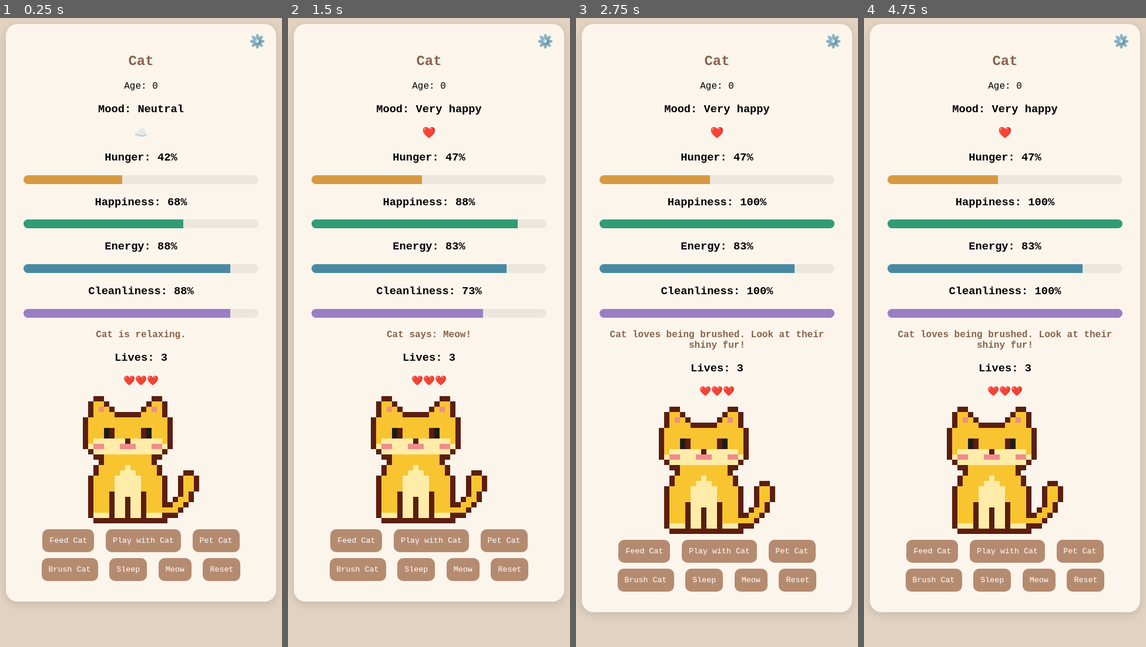
Above: before the commit, frames 1-4 (left to right).
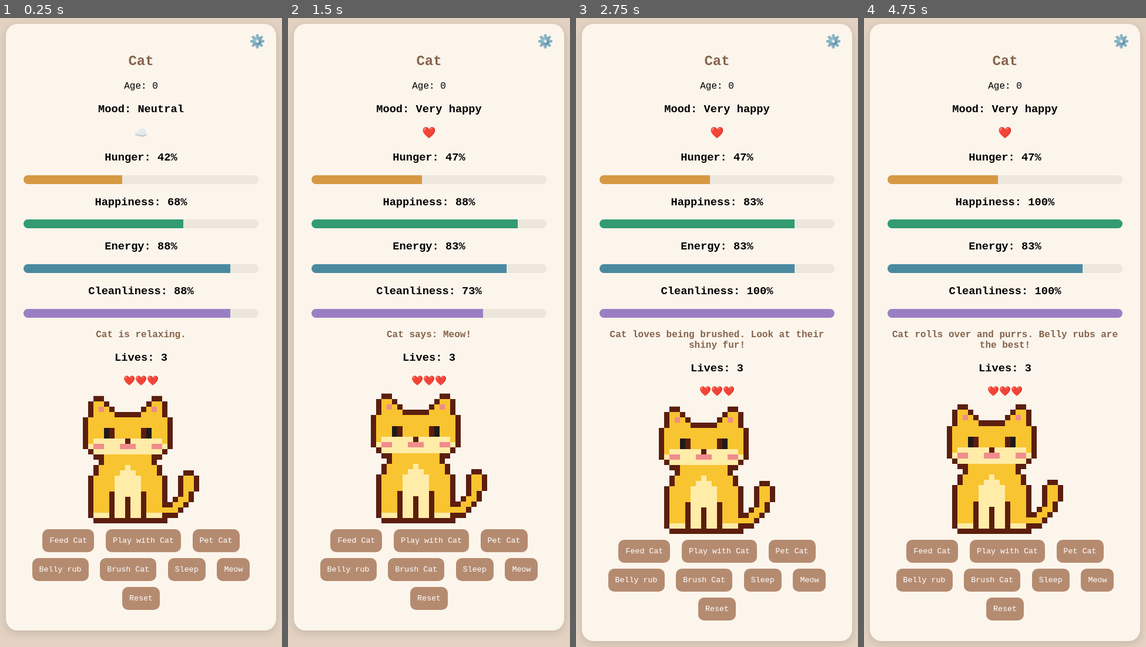
Above: after the commit, the same moments.

Repository: nannaellaraun/cat-game
Game: browser game, page index.html
Two runs of this game, one before a commit and one after it. Both use one fixed random seed, a clock stepped at 60 frames per second and the inputs below.
Inputs (mouse positions are in pixels of both pictures, inside the frame that each line leads up to):
- Up to frame 1 (0.25 s): no input
- Up to frame 2 (1.5 s): click "Play with Cat" at 0.27 s; click "Meow" at 1.27 s
- Up to frame 3 (2.75 s): click "Brush Cat" (after the commit: "Belly rub") at 1.87 s; click (635, 571) at 2.02 s, where only the run after the commit has a clickable "Belly rub"; click "Brush Cat" at 2.47 s
- Up to frame 4 (4.75 s): click "Brush Cat" at 3.07 s; click "Pet Cat" at 3.67 s; click "Brush Cat" at 4.27 s; click "Brush Cat" (after the commit: "Belly rub") at 4.52 s

The runs differ from the first frame. In frame 1, 5.9% of the frame differs, in the area x 2-98%, y 60-98%; in frame 2, 6.5%; in frame 3, 6.4%; in frame 4, 7.0%, in the area x 2-98%, y 49-100%.

Commit message:
Add cat animations, personalities, belly rubs and scratching with red flash
Co-Authored-By: Claude Opus 5.5 <noreply@anthropic.com>

Diff:
--- a/game.js
+++ b/game.js
@@ -13,11 +13,72 @@
   none: { subject: "they", object: "them", possessive: "their", possessivePronoun: "theirs" },
 };
 
-const PETS_BEFORE_ANGRY = 5; // the 6th pet in a row annoys the cat
-const CALM_DOWN_MS = 10 * 1000; // an angry cat calms down after 10 seconds of no petting
+const CALM_DOWN_MS = 10 * 1000; // an angry or scratching cat calms down after 10 seconds
 const BIRTHDAY_MS = 7 * 24 * 60 * 60 * 1000; // the cat has a birthday every 7 days
 const MAX_AGE = 30; // same limit as Cat Settings
 const MESSY_AT = 30; // at this cleanliness or lower the cat looks messy
+
+// ---------- Personalities ----------
+
+// How a Default cat behaves. Each personality changes only some of these.
+const DEFAULT_TRAITS = {
+  petsBeforeAngry: 5, // the next pet in a row annoys the cat
+  angryCost: 15, // happiness lost when annoyed by petting
+  hungryCost: 15, // happiness lost per action while very hungry
+  playJoy: 15, // happiness from playing
+  playTiredness: 5, // energy used by playing
+  feedJoy: 15, // happiness from food
+  feedEnergy: 5, // energy from food
+  joyBonus: 0, // extra happiness from every action
+  timeHunger: 2, // hunger gained as time passes
+  timeHappiness: 2, // happiness lost as time passes
+  timeEnergy: 2, // energy lost as time passes
+  timeDirt: 2, // cleanliness lost as time passes
+  mess: 1, // how much eating and playing dirty the fur (1 = normal)
+  staysInMiddle: false, // happiness drifts back toward 50
+  bellyScratchChance: 0.3, // chance of a scratch from a belly rub
+  brushScratchChance: 0, // chance of a scratch from brushing
+};
+
+const PERSONALITIES = {
+  default: { label: "Default" },
+  neurotic: {
+    label: "Neurotic",
+    staysInMiddle: true,
+    hungryCost: 25,
+    petsBeforeAngry: 4,
+    angryCost: 25,
+    bellyScratchChance: 0.45,
+  },
+  extraverted: {
+    label: "Extraverted",
+    playJoy: 25,
+    playTiredness: 2,
+    feedJoy: 20,
+    feedEnergy: 10,
+    joyBonus: 3,
+    timeHappiness: 3, // needs more playing
+    timeEnergy: 1, // energy stays high
+    bellyScratchChance: 0.2,
+  },
+  bossy: {
+    label: "Bossy",
+    petsBeforeAngry: 2,
+    playJoy: 8,
+    bellyScratchChance: 0.6,
+    brushScratchChance: 0.25,
+  },
+  agreeable: {
+    label: "Agreeable",
+    timeHunger: 1,
+    timeDirt: 1,
+    mess: 0.5,
+    bellyScratchChance: 0.1,
+  },
+};
+
+// The rules for this cat's personality.
+const traits = () => ({ ...DEFAULT_TRAITS, ...PERSONALITIES[cat.personality] });
 
 // ---------- State ----------
 
@@ -43,6 +104,8 @@
     color: "orange",
     coat: "solid",
     eyes: "black",
+    personality: "default",
+    flash: true, // red flash when the cat scratches
     lastBirthday: Date.now(), // the next birthday is 7 days after this
     partyUntil: 0, // the party hat is worn until this time (end of the birthday)
     ...startingStats("Cat"),
@@ -85,17 +148,17 @@
   feed() {
     cat.activity = "neutral";
     cat.hunger = down(cat.hunger, 20);
-    cat.happiness = up(cat.happiness, 15);
-    cat.energy = up(cat.energy, 5);
-    cat.cleanliness = down(cat.cleanliness, 5); // a bit of food in the fur
+    cat.happiness = up(cat.happiness, traits().feedJoy);
+    cat.energy = up(cat.energy, traits().feedEnergy);
+    cat.cleanliness = down(cat.cleanliness, Math.round(5 * traits().mess)); // a bit of food in the fur
     cat.message = cat.name + " enjoyed " + pronoun().possessive + " food!";
   },
   play() {
     cat.activity = "playing";
-    cat.happiness = up(cat.happiness, 15);
-    cat.energy = down(cat.energy, 5);
+    cat.happiness = up(cat.happiness, traits().playJoy);
+    cat.energy = down(cat.energy, traits().playTiredness);
     cat.hunger = up(cat.hunger, 5);
-    cat.cleanliness = down(cat.cleanliness, 15); // rolling around gets the fur messy
+    cat.cleanliness = down(cat.cleanliness, Math.round(15 * traits().mess)); // rolling around gets the fur messy
     cat.message = cat.name + " is playing with " + pronoun().possessive + " ball!";
   },
   sleep() {
@@ -107,9 +170,9 @@
   },
   pet() {
     cat.petStreak += 1;
-    if (cat.petStreak > PETS_BEFORE_ANGRY) {
+    if (cat.petStreak > traits().petsBeforeAngry) {
       cat.activity = "angry";
-      cat.happiness = down(cat.happiness, 15);
+      cat.happiness = down(cat.happiness, traits().angryCost);
       cat.message = cat.name + " has had enough petting! Give " + pronoun().object + " a break.";
       // Every pet while angry restarts the countdown.
       cat.angryUntil = Date.now() + CALM_DOWN_MS;
@@ -120,7 +183,14 @@
       cat.message = cat.name + " purrs and swishes " + pronoun().possessive + " tail.";
     }
   },
+  bellyRub() {
+    if (Math.random() < traits().bellyScratchChance) return scratch();
+    cat.activity = "neutral";
+    cat.happiness = up(cat.happiness, 10);
+    cat.message = cat.name + " rolls over and purrs. Belly rubs are the best!";
+  },
   brush() {
+    if (Math.random() < traits().brushScratchChance) return scratch();
     cat.activity = "neutral";
     cat.cleanliness = up(cat.cleanliness, 30);
     cat.happiness = up(cat.happiness, 5);
@@ -135,13 +205,34 @@
     Object.assign(cat, startingStats(cat.name));
   },
   timePassed() {
-    cat.hunger = up(cat.hunger, 2);
-    cat.happiness = down(cat.happiness, 2);
-    cat.energy = down(cat.energy, 2);
-    cat.cleanliness = down(cat.cleanliness, 2);
+    const t = traits();
+    cat.hunger = up(cat.hunger, t.timeHunger);
+    cat.happiness = down(cat.happiness, t.timeHappiness);
+    cat.energy = down(cat.energy, t.timeEnergy);
+    cat.cleanliness = down(cat.cleanliness, t.timeDirt);
     checkBirthday();
   },
 };
+
+// ---------- Scratching ----------
+
+// The cat scratches you: claws-out picture, a red flash, and the cat is a bit upset.
+function scratch() {
+  cat.activity = "scratching";
+  cat.happiness = down(cat.happiness, 5);
+  cat.message = "Ouch! " + cat.name + " scratched you!";
+  cat.angryUntil = Date.now() + CALM_DOWN_MS;
+  scheduleCalmDown();
+  flashRed();
+}
+
+function flashRed() {
+  if (!cat.flash) return;
+  const flash = document.createElement("div");
+  flash.className = "scratch-flash";
+  document.body.append(flash);
+  setTimeout(() => flash.remove(), 700);
+}
 
 // ---------- Birthdays ----------
 
@@ -193,12 +284,18 @@
 function applyRules() {
   // A very hungry cat gets sadder
   if (cat.hunger > 80) {
-    cat.happiness = down(cat.happiness, 15);
+    cat.happiness = down(cat.happiness, traits().hungryCost);
   }
 
   // A dirty cat is a bit grumpy
   if (cat.cleanliness <= 20) {
     cat.happiness = down(cat.happiness, 5);
+  }
+
+  // A neurotic cat's happiness drifts back toward the middle
+  if (traits().staysInMiddle) {
+    const step = Math.min(5, Math.abs(50 - cat.happiness));
+    cat.happiness += cat.happiness < 50 ? step : -step;
   }
 
   // Lose a life when everything is at rock bottom
@@ -215,10 +312,14 @@
 // After CALM_DOWN_MS without petting, an angry cat is happy to be petted again.
 function scheduleCalmDown() {
   setTimeout(() => {
-    if (cat.activity === "angry" && Date.now() >= cat.angryUntil) {
+    const upset = cat.activity === "angry" || cat.activity === "scratching";
+    if (upset && Date.now() >= cat.angryUntil) {
+      cat.message =
+        cat.activity === "angry"
+          ? cat.name + " has calmed down. You can pet " + pronoun().object + " again."
+          : cat.name + " has calmed down.";
       cat.activity = "neutral";
       cat.petStreak = 0;
-      cat.message = cat.name + " has calmed down. You can pet " + pronoun().object + " again.";
       saveState();
       render();
     }
@@ -229,6 +330,10 @@
   // Doing anything else breaks the petting streak; time passing doesn't.
   if (name !== "pet" && name !== "timePassed") cat.petStreak = 0;
   actions[name]();
+  // An extraverted cat enjoys any attention a little extra.
+  if (name !== "timePassed" && name !== "reset" && cat.activity !== "scratching") {
+    cat.happiness = up(cat.happiness, traits().joyBonus);
+  }
   applyRules();
   saveState();
   render();
@@ -249,6 +354,7 @@
 }
 
 function chooseImage(moodNames) {
+  if (cat.activity === "scratching") return "scratch";
   if (cat.activity === "angry") return "angry";
   if (cat.activity === "playing") return "playing";
   if (cat.activity === "sleeping") return "sleepy";
@@ -281,11 +387,42 @@
   $("message").textContent = cat.message;
   $("lives-value").textContent = cat.lives;
   $("hearts").textContent = "❤️".repeat(cat.lives) + "💔️".repeat(3 - cat.lives);
-  $("cat-image").src = drawCat(chooseImage(moodNames), cat.color, cat.coat, cat.eyes, {
-    hat: isPartyTime(),
-    messy: cat.cleanliness <= MESSY_AT,
-  });
+  const sprite = chooseImage(moodNames);
+  const look = { hat: isPartyTime(), messy: cat.cleanliness <= MESSY_AT };
+  const draw = (extra) => drawCat(sprite, cat.color, cat.coat, cat.eyes, { ...look, ...extra });
+  catFrames = { normal: draw(), blink: draw({ blink: true }), tail: draw({ tail: true }) };
+  $("cat-image").src = catFrames.normal;
   $("game-over-image").src = drawCat("gameOver", cat.color, cat.coat, cat.eyes);
+}
+
+// ---------- Animations ----------
+
+// The cat blinks now and then and swishes its tail every few seconds.
+// (Breathing is a CSS animation in style.css.)
+let catFrames = {};
+const showFrame = (name) => ($("cat-image").src = catFrames[name]);
+const randomBetween = (min, max) => min + Math.random() * (max - min);
+
+function blinkLoop() {
+  setTimeout(() => {
+    showFrame("blink");
+    setTimeout(() => showFrame("normal"), 160);
+    blinkLoop();
+  }, randomBetween(2500, 6000));
+}
+
+function tailLoop() {
+  setTimeout(() => {
+    [0, 300, 600, 900].forEach((delay, i) =>
+      setTimeout(() => showFrame(i % 2 === 0 ? "tail" : "normal"), delay)
+    );
+    tailLoop();
+  }, randomBetween(4000, 8000));
+}
+
+if (!window.matchMedia("(prefers-reduced-motion: reduce)").matches) {
+  blinkLoop();
+  tailLoop();
 }
 
 // ---------- Wiring up buttons and the settings form ----------
@@ -298,11 +435,19 @@
 const ageInput = $("age-input");
 const genderInput = $("gender-input");
 
-// Fill the Color, Coat and Eye color dropdowns from the lists in sprites.js.
+// Fill the Color, Coat, Eye color and Personality dropdowns from their lists.
 const colorInput = $("color-input");
 const coatInput = $("coat-input");
 const eyesInput = $("eyes-input");
-for (const [select, options] of [[colorInput, CAT_COLORS], [coatInput, CAT_COATS], [eyesInput, CAT_EYES]]) {
+const personalityInput = $("personality-input");
+const flashInput = $("flash-input");
+const dropdowns = [
+  [colorInput, CAT_COLORS],
+  [coatInput, CAT_COATS],
+  [eyesInput, CAT_EYES],
+  [personalityInput, PERSONALITIES],
+];
+for (const [select, options] of dropdowns) {
   for (const [value, info] of Object.entries(options)) {
     select.add(new Option(info.label || info, value));
   }
@@ -316,6 +461,8 @@
   colorInput.value = cat.color in CAT_COLORS ? cat.color : "orange";
   coatInput.value = cat.coat in CAT_COATS ? cat.coat : "solid";
   eyesInput.value = cat.eyes in CAT_EYES ? cat.eyes : "black";
+  personalityInput.value = cat.personality in PERSONALITIES ? cat.personality : "default";
+  flashInput.checked = cat.flash !== false;
 }
 
 // The gear opens the settings pop-up; closing it without saving throws away changes.
@@ -340,6 +487,8 @@
     cat.color = colorInput.value in CAT_COLORS ? colorInput.value : "orange";
     cat.coat = coatInput.value in CAT_COATS ? coatInput.value : "solid";
     cat.eyes = eyesInput.value in CAT_EYES ? eyesInput.value : "black";
+    cat.personality = personalityInput.value in PERSONALITIES ? personalityInput.value : "default";
+    cat.flash = flashInput.checked;
     cat.message = "Settings saved!";
     saveState();
     render();
@@ -357,8 +506,8 @@
 // Opening the game on the birthday shows the confetti again.
 if (isPartyTime() && !confettiShown) showConfetti();
 
-// If the page was closed while the cat was angry, let it calm down.
-if (cat.activity === "angry") scheduleCalmDown();
+// If the page was closed while the cat was upset, let it calm down.
+if (cat.activity === "angry" || cat.activity === "scratching") scheduleCalmDown();
 
 setInterval(() => {
   if (cat.lives > 0) doAction("timePassed");
--- a/index.html
+++ b/index.html
@@ -5,7 +5,7 @@
 <meta name="viewport" content="width=device-width, initial-scale=1">
 <title>Cat Game</title>
 <!-- Bump ?v= on every update so browsers load the new files, not an old saved copy -->
-<link rel="stylesheet" href="style.css?v=20261105-2">
+<link rel="stylesheet" href="style.css?v=20261105-3">
 </head>
 <body>
 <div class="game">
@@ -42,6 +42,7 @@
       <button data-action="feed">Feed <span class="name"></span></button>
       <button data-action="play">Play with <span class="name"></span></button>
       <button data-action="pet">Pet <span class="name"></span></button>
+      <button data-action="bellyRub">Belly rub</button>
       <button data-action="brush">Brush <span class="name"></span></button>
       <button data-action="sleep">Sleep</button>
       <button data-action="meow">Meow</button>
@@ -89,13 +90,21 @@
         <label for="eyes-input">Eye color:</label>
         <select id="eyes-input"></select>
       </div>
+      <div class="setting">
+        <label for="personality-input">Personality:</label>
+        <select id="personality-input"></select>
+      </div>
+      <div class="setting">
+        <label for="flash-input">Red flash when scratched:</label>
+        <input type="checkbox" id="flash-input">
+      </div>
       <p id="settings-error" class="message"></p>
       <button type="submit">Save Settings</button>
     </form>
   </dialog>
 
 </div>
-<script src="sprites.js?v=20261105-2"></script>
-<script src="game.js?v=20261105-2"></script>
+<script src="sprites.js?v=20261105-3"></script>
+<script src="game.js?v=20261105-3"></script>
 </body>
 </html>
--- a/sprites.js
+++ b/sprites.js
@@ -1,7 +1,7 @@
 // Pixel-art cat sprites, drawn in the browser so the cat can have any color and coat.
 // Letters: K outline, Y fur, O stripes, L light fur (face/belly/paws), E/F iris of the left/right
 // eye, D pupil, C closed/X eyes,
-// P pink, B tear, R/r/w ball and anger mark. Regions are [x0, y0, x1, y1] boxes used by
+// P pink, B tear, R/r/w ball and anger mark, W claws and fangs. Regions are [x0, y0, x1, y1] boxes used by
 // coats like Colorpoint and Van.
 
 const SPRITES = {
@@ -65,6 +65,36 @@
     regions: {ears: [[0, 0, 6, 3], [10, 0, 16, 3]], mask: [[5, 7, 11, 10]], tail: [[15, 14, 21, 21]], paws: [[0, 21, 14, 22]]},
     hat: [8, 2], // party hat: middle column and bottom row
   },
+  scratch: {
+    art: [
+      "..KK.........KK.........",
+      ".KYYK.......KYYK........",
+      ".KYPYK.....KYPYK........",
+      ".KYYYYKKKKKYYYYK..K.K.K.",
+      "KYYYYYOYYYOYYYYYKKWKWKWK",
+      "KYYKKYYOYOYYKKYYKKWKWKWK",
+      "KYYYYKKYYYKKYYYYKKLKLKLK",
+      "KYYYEDYYYYYDFYYYKKLLLLLK",
+      "KYLLLLLLPLLLLLLYK.KLLLK.",
+      "KLLLLLKKKKKLLLLLK.KYYK..",
+      ".KLLLLKWKWKLLLLK.KYYK...",
+      "..KKYYYYYYYYYKKKYYK.....",
+      "...KYYOYYYOYYYYYYK......",
+      "..KYYYOYLYOYYYKKK.......",
+      "..KYOYYLLLYYOYK....KK...",
+      ".KYYYYLLLLLYYYYK..KYYK..",
+      ".KYOYYLLLLLYYOYK..KYOK..",
+      ".KYYYYLLLLLYYYYK..KYYK..",
+      ".KYOYKLLLLLKYOYK..KYK...",
+      ".KYYYKLLKLLKYYYK.KYOK...",
+      ".KYYYKLLKLLKYYYKKYYK....",
+      ".KYOYKLLKLLKYOYYYOK.....",
+      ".KLLLKLLKLLKLLLKKK......",
+      "..KKKKKKKKKKKKKK........",
+    ],
+    regions: {ears: [[0, 0, 6, 3], [10, 0, 16, 3]], mask: [[5, 7, 11, 10]], tail: [[15, 14, 21, 21]], paws: [[0, 21, 14, 22]]},
+    hat: [8, 2], // party hat: middle column and bottom row
+  },
   playing: {
     art: [
       "....................................KK.",
@@ -241,6 +271,7 @@
   R: "#c81c28", // ball and anger mark
   r: "#780a14", // ball shadow
   w: "#ff9696", // ball highlight
+  W: "#ffffff", // claws and fangs
 };
 
 const WHITE = "#fbfbfb";
@@ -321,6 +352,34 @@
 const HAT_COLORS = { h: "#4aa8e0", s: "#f2d530", p: "#e84a8a" };
 const DIRT = "#6b4a2a";
 
+// Blinking: the lower row of each open eye becomes a closed-eye line, the rest becomes fur.
+function closeEyes(grid) {
+  const isEye = (c) => c === "E" || c === "F" || c === "D";
+  grid.forEach((row, y) => {
+    row.forEach((c, x) => {
+      if (isEye(c)) row[x] = grid[y + 1] && isEye(grid[y + 1][x]) ? "Y" : "C";
+    });
+  });
+}
+
+// Tail swish: the upper part of the tail moves one pixel sideways.
+// Only the tail's own pixels move (not the body outline at the edge of the tail box).
+function swishTail(grid, regions) {
+  for (const [x0, y0, x1, y1] of regions.tail) {
+    if (x1 - x0 >= y1 - y0) continue; // only upright tails, not tails lying flat
+    const lastRow = y0 + Math.floor((y1 - y0) * 0.45);
+    for (let y = y0; y <= lastRow; y++) {
+      const row = grid[y];
+      const moved = row.slice();
+      for (let x = x0 + 2; x <= x1; x++) moved[x] = ".";
+      for (let x = x0 + 2; x <= x1; x++) {
+        if (row[x] !== "." && x + 1 < row.length) moved[x + 1] = row[x];
+      }
+      grid[y] = moved;
+    }
+  }
+}
+
 // Messy fur: little tufts sticking out of the outline (T) and dirt spots on the fur (X).
 function makeMessy(grid) {
   const at = (x, y) => (grid[y] && grid[y][x]) || ".";
@@ -340,12 +399,15 @@
 const spriteCache = {};
 
 // Returns an image URL of the sprite in the given color, coat and eye color.
-// Options: hat (birthday party hat), messy (tufts and dirt when the cat needs brushing).
+// Options: hat (birthday party hat), messy (tufts and dirt when the cat needs brushing),
+// blink (eyes closed) and tail (tail swished to the side) for the animation frames.
 function drawCat(spriteName, colorName, coatName, eyesName, options = {}) {
   const sprite = SPRITES[spriteName];
   const hat = Boolean(options.hat && sprite.hat);
   const messy = Boolean(options.messy);
-  const key = [spriteName, colorName, coatName, eyesName, hat, messy].join("/");
+  const blink = Boolean(options.blink);
+  const tail = Boolean(options.tail);
+  const key = [spriteName, colorName, coatName, eyesName, hat, messy, blink, tail].join("/");
   if (spriteCache[key]) return spriteCache[key];
 
   const color = CAT_COLORS[colorName] || CAT_COLORS.orange;
@@ -353,6 +415,8 @@
   const eyes = CAT_EYES[eyesName] || CAT_EYES.black;
 
   const grid = sprite.art.map((row) => [...row]);
+  if (blink) closeEyes(grid);
+  if (tail) swishTail(grid, sprite.regions);
   if (messy) makeMessy(grid);
 
   // Room above the sprite if the hat sticks out over the top.
--- a/style.css
+++ b/style.css
@@ -165,3 +165,49 @@
     transform: translateY(110vh) rotate(540deg);
   }
 }
+
+/* Settings checkbox: a normal-sized box instead of a full-width field */
+.setting input[type="checkbox"] {
+  flex: 0 0 auto;
+  width: 22px;
+  height: 22px;
+  padding: 0;
+  accent-color: #b58b70;
+}
+
+/* The cat gently breathes */
+#cat-image {
+  image-rendering: pixelated;
+  transform-origin: bottom center;
+  animation: breathe 3s ease-in-out infinite;
+}
+@keyframes breathe {
+  50% {
+    transform: scaleY(1.02);
+  }
+}
+
+/* Red flash when the cat scratches */
+.scratch-flash {
+  position: fixed;
+  inset: 0;
+  z-index: 50;
+  pointer-events: none;
+  background: rgba(220, 30, 30, 0.35);
+  animation: scratch-flash 0.7s ease-in-out forwards;
+}
+@keyframes scratch-flash {
+  0%,
+  100% {
+    opacity: 0;
+  }
+  35% {
+    opacity: 1;
+  }
+}
+
+@media (prefers-reduced-motion: reduce) {
+  #cat-image {
+    animation: none;
+  }
+}
